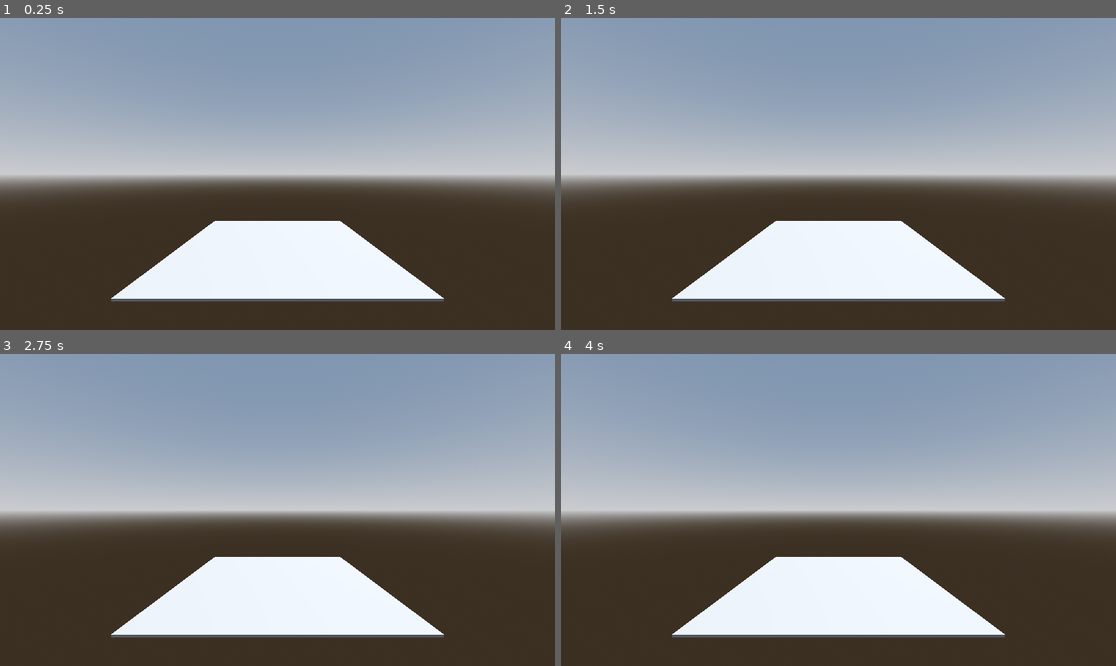
Above: before the commit, frames 1-4 (two rows, left to right).
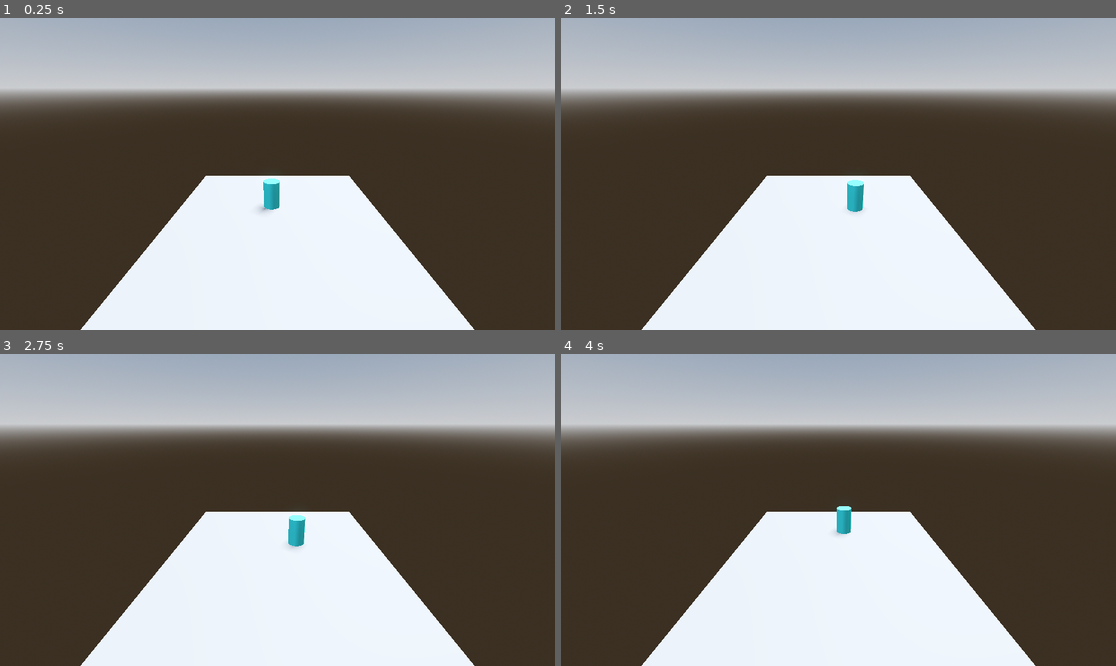
Above: after the commit, the same moments.

Repository: pedronm/visual-novel-godot
Game: Godot game, scene res://main.tscn
Two runs of this game, one before a commit and one after it. Both use one fixed random seed, a clock stepped at 60 frames per second and the inputs below.
Inputs:
- Up to frame 1 (0.25 s): no input
- Up to frame 2 (1.5 s): tap Enter at 0.5 s; hold D (move_right, bound only after the commit) 0.53-1.28 s; tap Space (action, bound only after the commit) at 0.6, 1.35 s; hold S (move_down, bound only after the commit) from 1.28 s (still down)
- Up to frame 3 (2.75 s): release S (move_down, bound only after the commit) at 2.03 s; hold D (move_right, bound only after the commit) from 2.03 s (still down); tap Space (action, bound only after the commit) at 2.1 s
- Up to frame 4 (4 s): release D (move_right, bound only after the commit) at 2.78 s; hold W (move_up, bound only after the commit) 2.78-3.53 s; tap Space (action, bound only after the commit) at 2.85, 3.5, 3.6 s; hold A (move_left, bound only after the commit) from 3.53 s (still down)

The runs differ from the first frame. In frame 1, 68% of the frame differs, in the area x 0-100%, y 0-100%; in frame 2, 68%; in frame 3, 68%; in frame 4, 68%.
Error after the commit: Cannot call method 'show' on a null value. (res://main.gd:28)

Commit message:
feat: inicia estrutura de construção de componentes compartilhados

Diff:
--- /dev/null
+++ b/characters/base_character.gd
@@ -0,0 +1 @@
+class_name BaseCharacter
--- /dev/null
+++ b/characters/main_char.gd
@@ -0,0 +1,23 @@
+extends CharacterBody3D
+
+var MOVE_SPEED = 10
+var GRAVITY_SPEED = 2
+
+# Called when the node enters the scene tree for the first time.
+func _ready() -> void:
+	pass
+
+func do_gravity(delta):
+	velocity.y -= GRAVITY_SPEED * delta
+
+func move_character(delta):
+	var move_y = Input.get_axis("move_up", "move_down")
+	var move_x = Input.get_axis("move_left", "move_right")
+
+	velocity.z = move_y * MOVE_SPEED * delta
+	velocity.x = move_x * MOVE_SPEED * delta
+
+func _physics_process(delta: float) -> void:
+	do_gravity(delta)
+	move_character(delta)
+	move_and_slide()
--- /dev/null
+++ b/characters/main_char.tscn
@@ -0,0 +1,31 @@
+[gd_scene load_steps=5 format=3 uid="uid://cpnvsp6810pb8"]
+
+[ext_resource type="Script" uid="uid://b7mhxfuq5q378" path="res://characters/main_char.gd" id="1_2hybp"]
+
+[sub_resource type="CapsuleShape3D" id="CapsuleShape3D_g1l7i"]
+radius = 0.6411133
+height = 1.6674805
+
+[sub_resource type="StandardMaterial3D" id="StandardMaterial3D_kh7b2"]
+albedo_color = Color(0.29411766, 1, 1, 1)
+
+[sub_resource type="CylinderMesh" id="CylinderMesh_2hybp"]
+material = SubResource("StandardMaterial3D_kh7b2")
+
+[node name="MainChar" type="CharacterBody3D"]
+collision_mask = 14
+script = ExtResource("1_2hybp")
+
+[node name="CollisionShape3D" type="CollisionShape3D" parent="."]
+transform = Transform3D(0.8, 0, 0, 0, 0.96179175, 0, 0, 0, 0.66318834, 0, 0.0415486, 0)
+shape = SubResource("CapsuleShape3D_g1l7i")
+
+[node name="MainChar" type="Node3D" parent="."]
+
+[node name="MeshInstance3D" type="MeshInstance3D" parent="MainChar"]
+transform = Transform3D(0.8, 0, 0, 0, 0.7, 0, 0, 0, 0.66318834, 0, 0, 0)
+mesh = SubResource("CylinderMesh_2hybp")
+
+[node name="SpringArm3D" type="SpringArm3D" parent="."]
+
+[node name="Camera3D" type="Camera3D" parent="SpringArm3D"]
--- a/main.gd
+++ b/main.gd
@@ -1,6 +1,9 @@
 extends Node3D
 
 @onready var sub_viewport_container: SubViewportContainer = $Diálogo/SubViewportContainer
+
+var show_dialog = false
+var dialog_acabou = false
 
 # Called when the node enters the scene tree for the first time.
 func _ready() -> void:
@@ -8,9 +11,28 @@
 	pass # Replace with function body.
 
 func prepareDialog() -> bool:
-	sub_viewport_container.visible = false
+	#sub_viewport_container.visible = false
 	return true
 
 # Called every frame. 'delta' is the elapsed time since the previous frame.
 func _process(delta: float) -> void:
+	# When the user hits the dialog button
+	if Input.is_action_just_pressed("action"):
+		mostrar_dialogo()
+
 	pass
+
+func mostrar_dialogo():
+	if dialog_acabou == false :
+		## mostrar pagina x ou emitir um signal pra onde vai os textos
+		sub_viewport_container.show()
+		# método recursivo
+		#mostrar_dialogo()
+		dialog_acabou = true
+	elif dialog_acabou == true :
+		esconder_dialogo()
+
+func esconder_dialogo():
+	await get_tree().create_timer(5)
+	sub_viewport_container.hide()
+	dialog_acabou = false
--- a/main.tscn
+++ b/main.tscn
@@ -1,6 +1,7 @@
-[gd_scene load_steps=6 format=3 uid="uid://com15i7751q8h"]
+[gd_scene load_steps=7 format=3 uid="uid://com15i7751q8h"]
 
 [ext_resource type="Script" uid="uid://e1crthyt1qlk" path="res://main.gd" id="1_ig7tw"]
+[ext_resource type="PackedScene" uid="uid://cpnvsp6810pb8" path="res://characters/main_char.tscn" id="2_0xm2m"]
 
 [sub_resource type="ProceduralSkyMaterial" id="ProceduralSkyMaterial_7dm0k"]
 sky_horizon_color = Color(0.66224277, 0.6717428, 0.6867428, 1)
@@ -29,26 +30,10 @@
 
 [node name="PlanoBase" type="CSGMesh3D" parent="."]
 transform = Transform3D(1, 0, 0, 0, 0.008335315, 0, 0, 0, 1, 0, 0, 0)
+use_collision = true
+collision_layer = 2
+collision_mask = 13
 mesh = SubResource("BoxMesh_h2yge")
-
-[node name="Diálogo" type="Node3D" parent="."]
-
-[node name="SubViewportContainer" type="SubViewportContainer" parent="Diálogo"]
-layout_direction = 1
-anchors_preset = -1
-anchor_top = 0.605
-anchor_right = 1.0
-anchor_bottom = 1.0
-offset_top = 65.95999
-offset_bottom = 322.0
-grow_horizontal = 2
-grow_vertical = 0
-scale = Vector2(1, 0.365)
-
-[node name="SubViewport" type="SubViewport" parent="Diálogo/SubViewportContainer"]
-handle_input_locally = false
-size = Vector2i(1152, 512)
-render_target_update_mode = 4
 
 [node name="Objetos" type="Node3D" parent="."]
 
@@ -57,4 +42,7 @@
 [node name="Personagens" type="Node3D" parent="."]
 
 [node name="Camera3D" type="Camera3D" parent="."]
-transform = Transform3D(1, 0, 0, 0, 1, 0, 0, 0, 1, 0, 0.37789324, 1.1107132)
+transform = Transform3D(1, 0, 0, 0, 0.92087954, 0.38984737, 0, -0.38984737, 0.92087954, 0, 0.5691583, 0.7992357)
+
+[node name="MainChar" parent="." instance=ExtResource("2_0xm2m")]
+transform = Transform3D(0.099999994, 0, 0, 0, 0.099999994, 0, 0, 0, 0.099999994, -0.028922975, 0.09211287, -0.09858668)
--- a/project.godot
+++ b/project.godot
@@ -14,3 +14,54 @@
 run/main_scene="uid://com15i7751q8h"
 config/features=PackedStringArray("4.5", "Forward Plus")
 config/icon="res://icon.svg"
+
+[input]
+
+move_left={
+"deadzone": 0.2,
+"events": [Object(InputEventKey,"resource_local_to_scene":false,"resource_name":"","device":-1,"window_id":0,"alt_pressed":false,"shift_pressed":false,"ctrl_pressed":false,"meta_pressed":false,"pressed":false,"keycode":0,"physical_keycode":65,"key_label":0,"unicode":97,"location":0,"echo":false,"script":null)
+]
+}
+move_right={
+"deadzone": 0.2,
+"events": [Object(InputEventKey,"resource_local_to_scene":false,"resource_name":"","device":-1,"window_id":0,"alt_pressed":false,"shift_pressed":false,"ctrl_pressed":false,"meta_pressed":false,"pressed":false,"keycode":0,"physical_keycode":68,"key_label":0,"unicode":100,"location":0,"echo":false,"script":null)
+]
+}
+move_up={
+"deadzone": 0.2,
+"events": [Object(InputEventKey,"resource_local_to_scene":false,"resource_name":"","device":-1,"window_id":0,"alt_pressed":false,"shift_pressed":false,"ctrl_pressed":false,"meta_pressed":false,"pressed":false,"keycode":0,"physical_keycode":87,"key_label":0,"unicode":119,"location":0,"echo":false,"script":null)
+]
+}
+move_down={
+"deadzone": 0.2,
+"events": [Object(InputEventKey,"resource_local_to_scene":false,"resource_name":"","device":-1,"window_id":0,"alt_pressed":false,"shift_pressed":false,"ctrl_pressed":false,"meta_pressed":false,"pressed":false,"keycode":0,"physical_keycode":83,"key_label":0,"unicode":115,"location":0,"echo":false,"script":null)
+]
+}
+action={
+"deadzone": 0.2,
+"events": [Object(InputEventKey,"resource_local_to_scene":false,"resource_name":"","device":-1,"window_id":0,"alt_pressed":false,"shift_pressed":false,"ctrl_pressed":false,"meta_pressed":false,"pressed":false,"keycode":0,"physical_keycode":32,"key_label":0,"unicode":32,"location":0,"echo":false,"script":null)
+]
+}
+cancel={
+"deadzone": 0.2,
+"events": []
+}
+run={
+"deadzone": 0.2,
+"events": []
+}
+menu={
+"deadzone": 0.2,
+"events": []
+}
+zoom={
+"deadzone": 0.2,
+"events": []
+}
+
+[layer_names]
+
+3d_physics/layer_1="Player"
+3d_physics/layer_2="Ground"
+3d_physics/layer_3="Enemies"
+3d_physics/layer_4="Objects"
--- /dev/null
+++ b/public/ui-interaction/dgl_balloon.tscn
@@ -0,0 +1,3 @@
+[gd_scene format=3 uid="uid://c3umwpjh04htc"]
+
+[node name="DglBalloon" type="Node3D"]
--- /dev/null
+++ b/public/ui-interaction/dialog.gd
@@ -0,0 +1,23 @@
+extends Node3D
+
+@onready var rich_text_label: RichTextLabel = $TextBox/Control/RichTextLabel
+@onready var label: Label = $Header/Control/Label
+
+# it will receive the array of mgs to show
+var ms_array = []
+# retorna caso haja mensagens
+var next = false
+
+var
+
+func _next_dialog() -> void:
+	pass
+
+# Called when the node enters the scene tree for the first time.
+func _ready() -> void:
+	pass # Replace with function body.
+
+
+# Called every frame. 'delta' is the elapsed time since the previous frame.
+func _process(delta: float) -> void:
+	pass
--- /dev/null
+++ b/public/ui-interaction/dialog.tscn
@@ -0,0 +1,102 @@
+[gd_scene load_steps=8 format=3 uid="uid://dqhk0ytqyr7tw"]
+
+[ext_resource type="Script" uid="uid://5ex84vtywv04" path="res://public/ui-interaction/dialog.gd" id="1_d2tts"]
+
+[sub_resource type="ViewportTexture" id="ViewportTexture_oet8t"]
+viewport_path = NodePath("Header")
+
+[sub_resource type="ViewportTexture" id="ViewportTexture_d2tts"]
+viewport_path = NodePath("TextBox")
+
+[sub_resource type="SystemFont" id="SystemFont_2hybp"]
+hinting = 2
+subpixel_positioning = 0
+
+[sub_resource type="Theme" id="Theme_d2tts"]
+default_font = SubResource("SystemFont_2hybp")
+default_font_size = 24
+
+[sub_resource type="SystemFont" id="SystemFont_oet8t"]
+
+[sub_resource type="Theme" id="Theme_lglhs"]
+default_font = SubResource("SystemFont_oet8t")
+default_font_size = 33
+
+[node name="Dialog" type="Node3D"]
+script = ExtResource("1_d2tts")
+
+[node name="Titulo" type="Sprite3D" parent="."]
+transform = Transform3D(-0.9986847, 0, 0.0512727, 0, 0.21497917, 0, -0.0512727, 0, -0.9986847, 0, 1.8314786, 0)
+texture = SubResource("ViewportTexture_oet8t")
+
+[node name="Texto" type="Sprite3D" parent="."]
+transform = Transform3D(-0.9986847, 0, 0.0512727, 0, 0.21497917, 0, -0.0512727, 0, -0.9986847, 0, 1.8314786, 0)
+texture = SubResource("ViewportTexture_d2tts")
+
+[node name="TextBox" type="SubViewport" parent="."]
+transparent_bg = true
+handle_input_locally = false
+gui_embed_subwindows = true
+size = Vector2i(1212, 527)
+render_target_update_mode = 4
+
+[node name="Control" type="Control" parent="TextBox"]
+layout_mode = 3
+anchor_right = 2.2380002
+anchor_bottom = 1.2830001
+offset_left = -2.0
+offset_top = 2.0
+offset_right = -1577.4563
+offset_bottom = 0.10394287
+
+[node name="RichTextLabel" type="RichTextLabel" parent="TextBox/Control"]
+clip_contents = false
+layout_mode = 1
+anchors_preset = -1
+anchor_right = 28.745
+anchor_bottom = 16.117
+offset_left = 22.0
+offset_top = 161.0
+offset_right = -31533.066
+offset_bottom = -10073.636
+theme = SubResource("Theme_d2tts")
+theme_override_colors/default_color = Color(0, 0, 0, 1)
+text = "THATS SOME NICE TEXT THATS SOME NICE TEXT THATS SOME NICE TEXT THATS SOME NICE TEXT "
+fit_content = true
+scroll_active = false
+autowrap_mode = 1
+autowrap_trim_flags = 0
+tab_size = 2
+text_direction = 1
+
+[node name="Header" type="SubViewport" parent="."]
+transparent_bg = true
+handle_input_locally = false
+gui_embed_subwindows = true
+size = Vector2i(1024, 768)
+size_2d_override_stretch = true
+render_target_update_mode = 4
+
+[node name="Control" type="Control" parent="Header"]
+layout_mode = 3
+anchor_right = 2.2380002
+anchor_bottom = 1.2830001
+offset_left = -2.0
+offset_top = 2.0
+offset_right = 0.1439209
+offset_bottom = 0.10394287
+
+[node name="Label" type="Label" parent="Header/Control"]
+layout_mode = 1
+anchors_preset = -1
+anchor_right = 0.30800003
+anchor_bottom = 0.20300001
+offset_left = 13.0
+offset_top = 8.0
+offset_right = -18.584045
+offset_bottom = 1.0349884
+theme = SubResource("Theme_lglhs")
+text = "Thats some text
+"
+
+[node name="Node3D" type="Node3D" parent="Header/Control/Label"]
Not shown, added: characters/base_character.gd.uid
Not shown, added: characters/main_char.gd.uid
Not shown, added: public/ui-interaction/dialog.gd.uid
